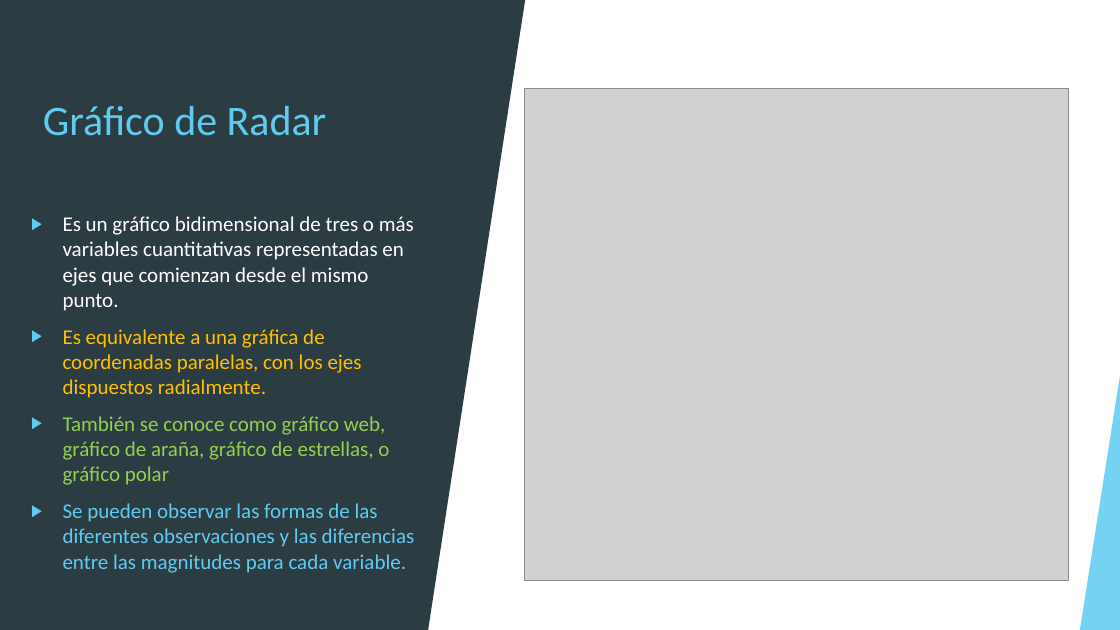
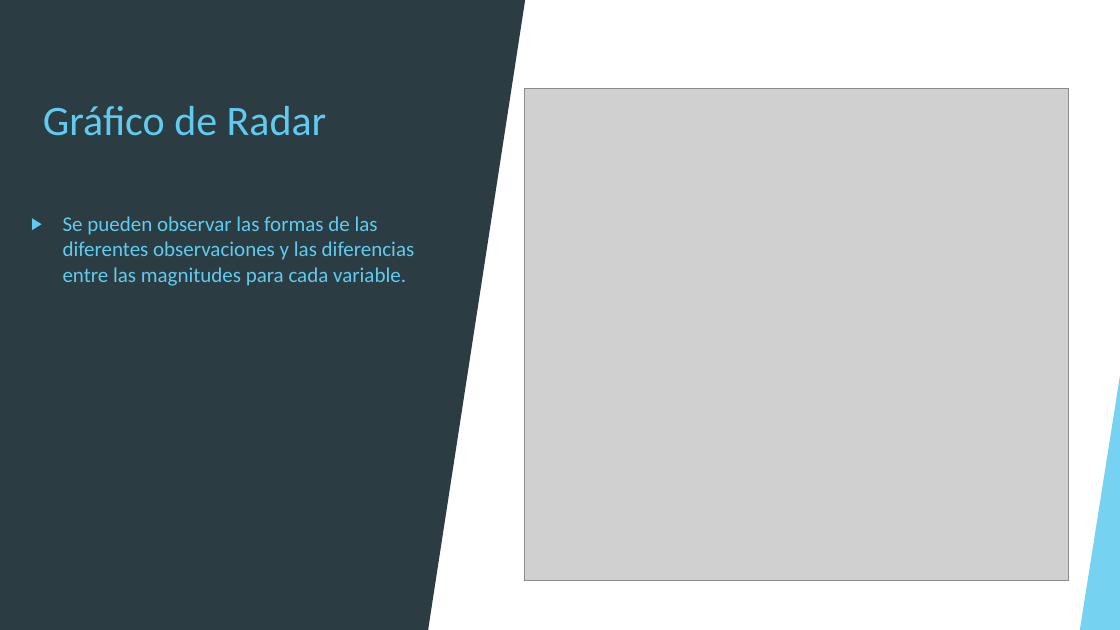
Before and after one commit to joanby/curso-estadistica-multivariante, a slide deck: slide 6 of Seccion 1 Introducción al espacio multivariante/Diapositivas/1.8 Coordenadas paralelas.pptx. Drawn at 1120x630 pixels with LibreOffice and Linux fonts; fonts in the diff are those of the drawing; grey boxes stand for pictures. Boxes give left, top, right and bottom in pixels: in the first picture for what was removed or moved away, otherwise in the second. Text is boxed around its words. In the diff, an @@ line names an element or a change of style, - is before the commit and + after.

```diff
--- a/Seccion 1 Introducción al espacio multivariante/Diapositivas/1.8 Coordenadas paralelas.pptx
+++ b/Seccion 1 Introducción al espacio multivariante/Diapositivas/1.8 Coordenadas paralelas.pptx
@@ text at [63, 216, 414, 485]: paragraphs removed @@
-▶ Es un gráfico bidimensional de tres o más variables cuantitativas representadas en ejes que comienzan desde el mismo punto.
-▶ Es equivalente a una gráfica de coordenadas paralelas, con los ejes dispuestos radialmente.
-▶ También se conoce como gráfico web, gráfico de araña, gráfico de estrellas, o gráfico polar
```
Also in this commit, not shown: 5 other files.
